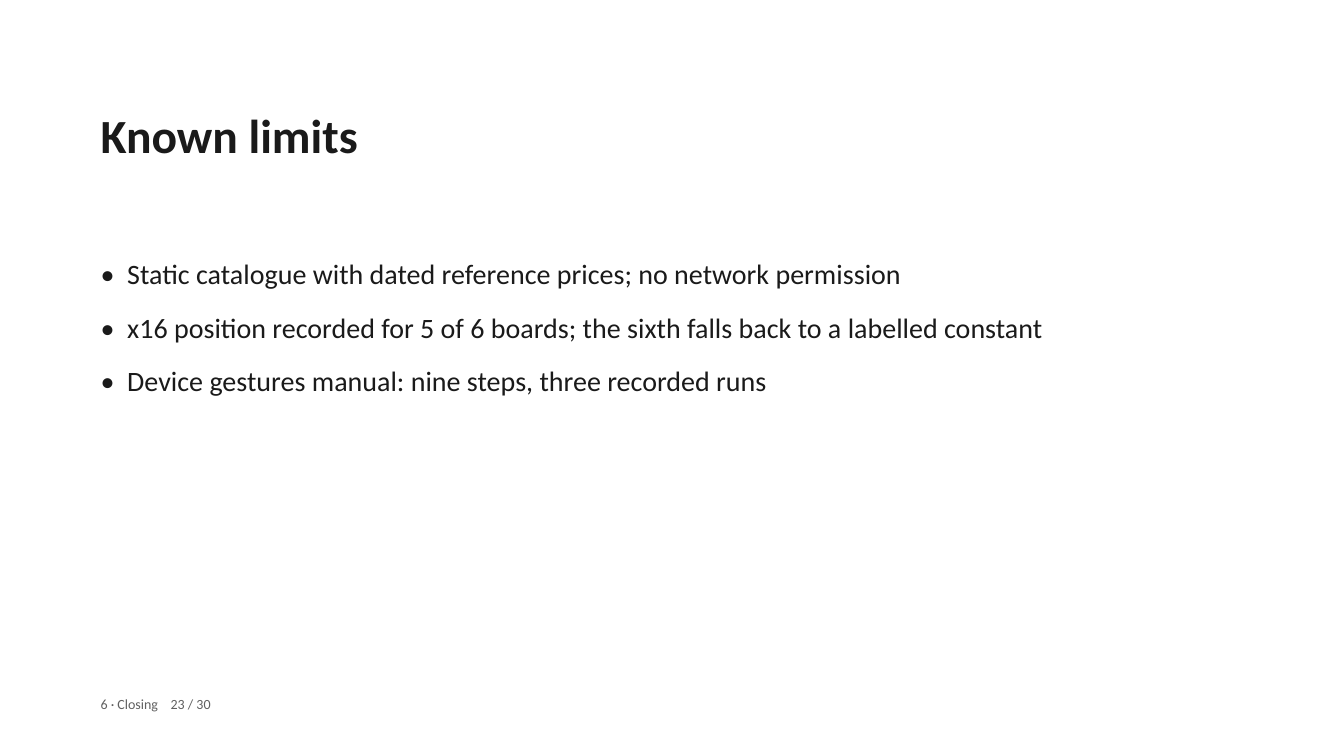
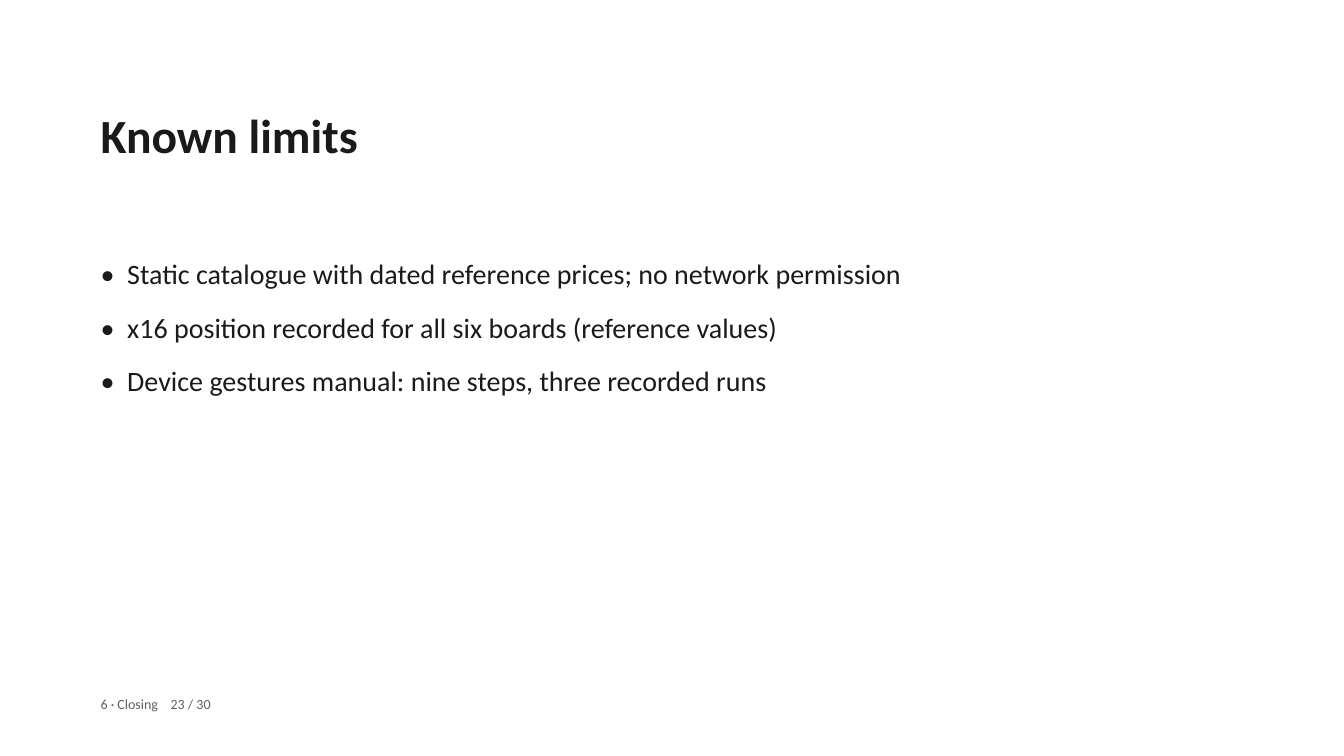
Before and after one commit to pc-buildmate/pcbuildmate, a slide deck: slide 23 of materials/source/Defense_Deck.pptx. Drawn at 1344x756 pixels with LibreOffice and Linux fonts; fonts in the diff are those of the drawing. Boxes give left, top, right and bottom in pixels: in the first picture for what was removed or moved away, otherwise in the second. Text is boxed around its words. In the diff, an @@ line names an element or a change of style, - is before the commit and + after.

Commit message:
docs(materials): #196 补齐最后一块主板后，把「5/6」的旧口径全部改掉 (#199)
* docs(materials): every board now carries the x16 fields, not five of six

* docs(materials): the closed table has six rows, not five

---------

```diff
--- a/materials/source/Defense_Deck.pptx
+++ b/materials/source/Defense_Deck.pptx
@@ text at [127,317,777,343]: text changed @@
-• x16 position recorded for 5 of 6 boards; the sixth falls back to a labelled constant
+• x16 position recorded for all six boards (reference values)
```
Also in this commit, not shown: 7 other files.
